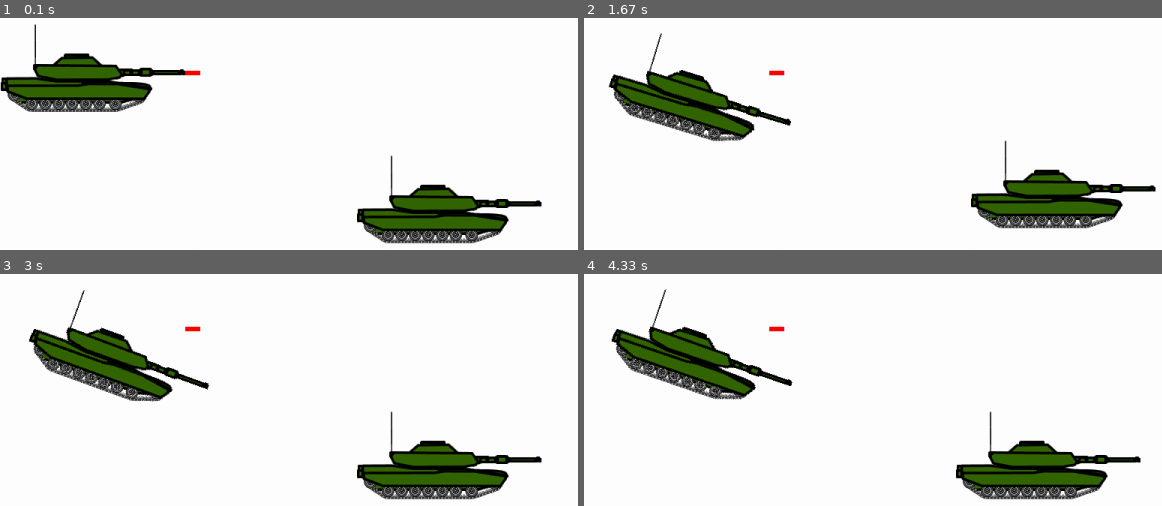
Above: before the commit, frames 1-4 (two rows, left to right).
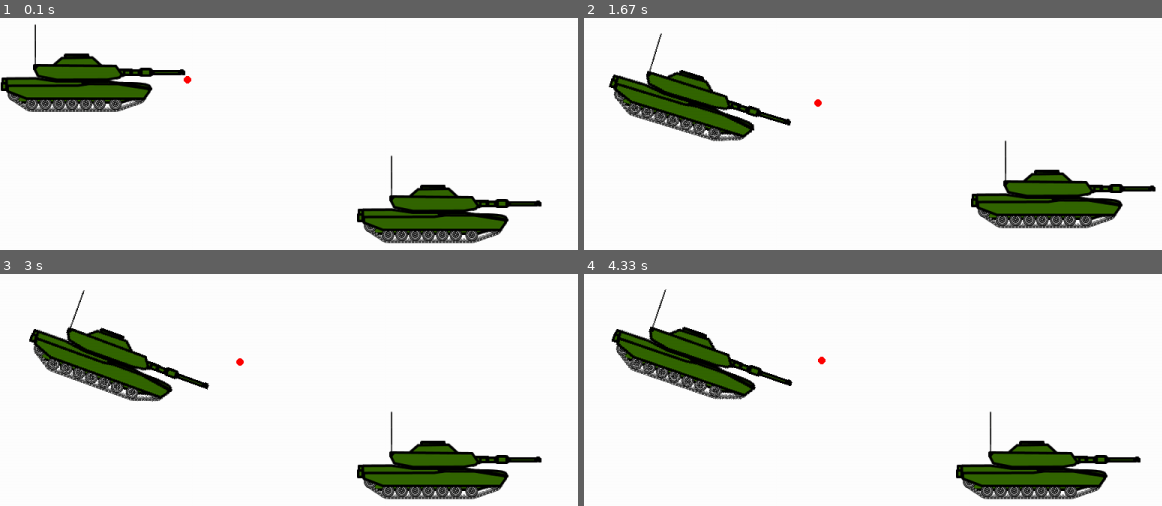
Above: after the commit, the same moments.

Repository: Samrocks58/coding-stuff
Game: pygame game, started from tank game.py
The game is run twice, just before and just after one commit, with the same random seed, the same clock (stepped at 60 frames per second) and the same inputs.
Inputs:
- Up to frame 1 (0.1 s): no input
- Up to frame 2 (1.67 s): hold Right 0.33-0.8 s; hold Up 0.83-1.13 s; hold Right 1.17-1.63 s
- Up to frame 3 (3 s): hold Left 1.67-2.2 s; hold Down 2.23-2.53 s; hold Left 2.57-2.97 s
- Up to frame 4 (4.33 s): hold Up 3-3.37 s; hold Right 3.4-4.03 s; hold Down from 4.07 s (still down)

The runs differ from the first frame. In frame 1, 0.1% of the frame differs, in the area x 31-35%, y 22-29%; in frame 2, 0.1%; in frame 3, 0.1%; in frame 4, 0.1%.

Commit message:
Update tank game.py

Diff:
--- a/tank game.py
+++ b/tank game.py
@@ -30,12 +30,15 @@
 while True:
     screen.fill(white)
 
-    shooty_boy=pygame.Surface((20, 6))
-    shooty_boy.fill(Red)
+    shooty_boy=pygame.Surface((100, 6))
+    # opponent_tank.blit(shooty_boy, (247, 113))
+    shooty_point=opponent_tank.get_rect().midright
+    opponent_tank.blit(shooty_boy, (shooty_point))
     shooty_boy=pygame.transform.rotate(shooty_boy, current_degrees)
-    screen.blit(shooty_boy, (247, 113))
+    shooty_boy.fill((255, 0, 0))
     screen.blit(tank, (playerX, playerY))
     screen.blit(opponent_tank, (opponentX, opponentY))
+    pygame.draw.circle(screen, Red, (shooty_point), 5)
     for event in pygame.event.get():
         if event.type == pygame.QUIT:
             quit()
